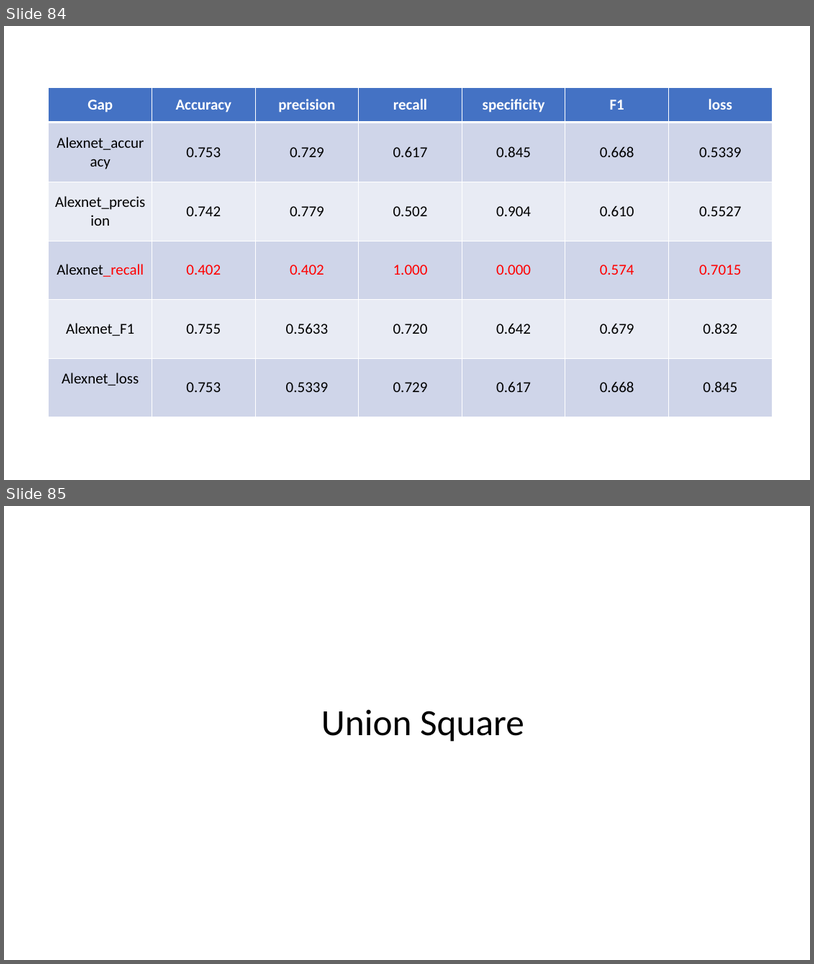
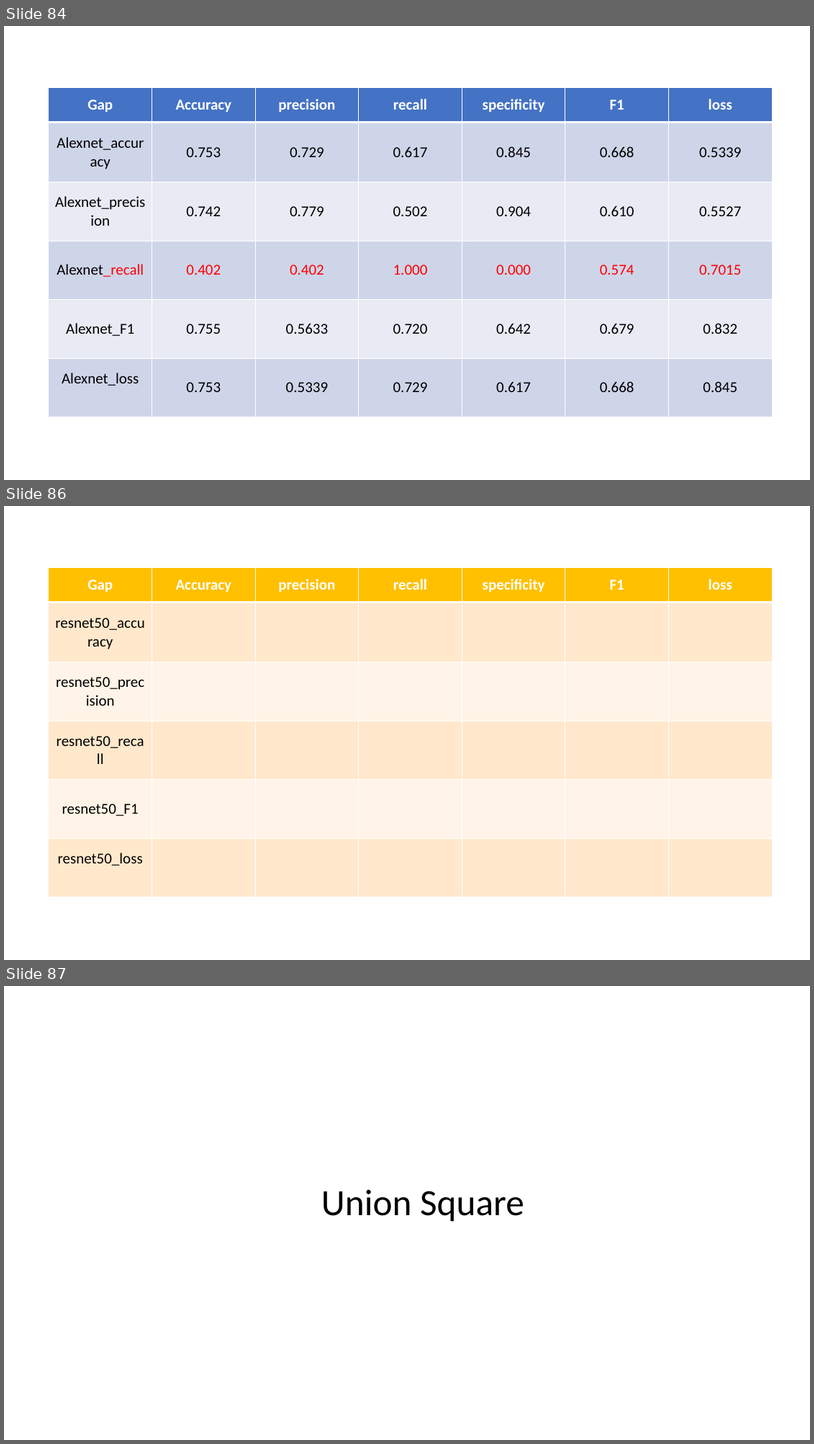
Before and after one commit to ZhouMengjie/bsd-cnn-network, a slide deck: BSD_Figures.pptx. Shown one above the other, each under a label of ours: slides 84 and 85 before the commit, slides 84, 86 and 87 after it; the slides between them are not shown. The pictures are 814x964 and 814x1444 pixels, drawn with LibreOffice and Linux fonts; fonts in the diff are those of the drawing. Boxes give left, top, right and bottom in pixels: in the first picture for what was removed or moved away, otherwise in the second. Text is boxed around its words. In the diff, an @@ line names an element or a change of style, - is before the commit and + after.

```diff
--- a/BSD_Figures.pptx
+++ b/BSD_Figures.pptx
@@ slide 86 added at <box>4,506,810,960</box>, background #FFFFFF @@
@@ table added at <box>49,568,773,897</box>, 6 rows, 7 columns @@
+Gap | Accuracy | precision | recall | specificity | F1 | loss
+resnet50_accuracy |  |  |  |  |  | 
+resnet50_precision |  |  |  |  |  | 
+resnet50_recall |  |  |  |  |  | 
+resnet50_F1 |  |  |  |  |  | 
+resnet50_loss |  |  |  |  |  | 
@@ what was slide 85 is now slide 87 @@
```
Also in this commit, not shown: 3 other slides added, 1 other file.
